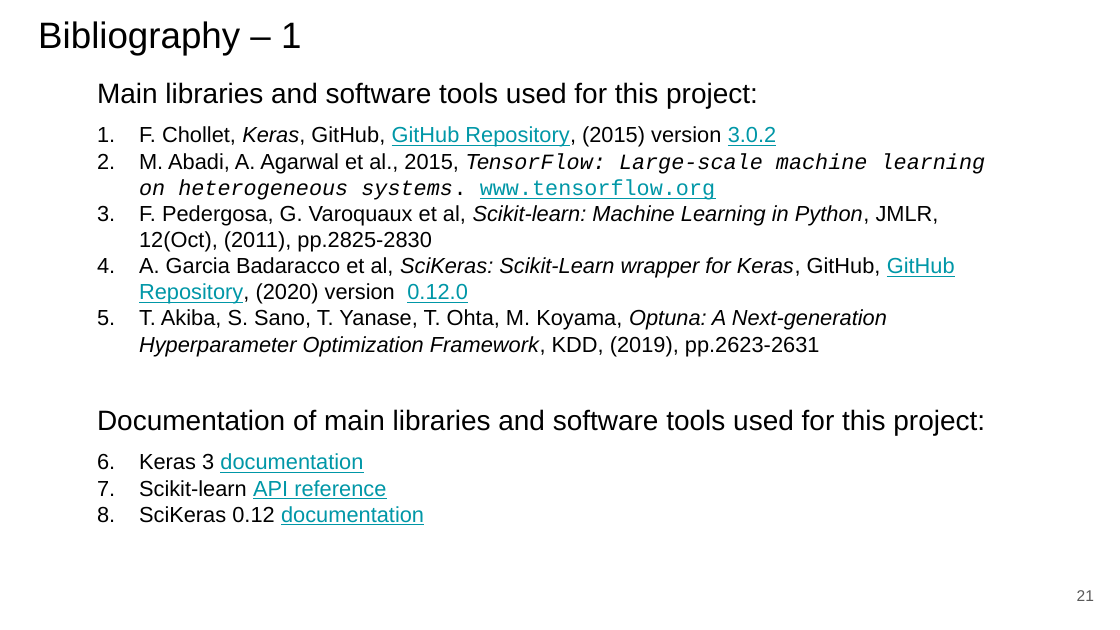
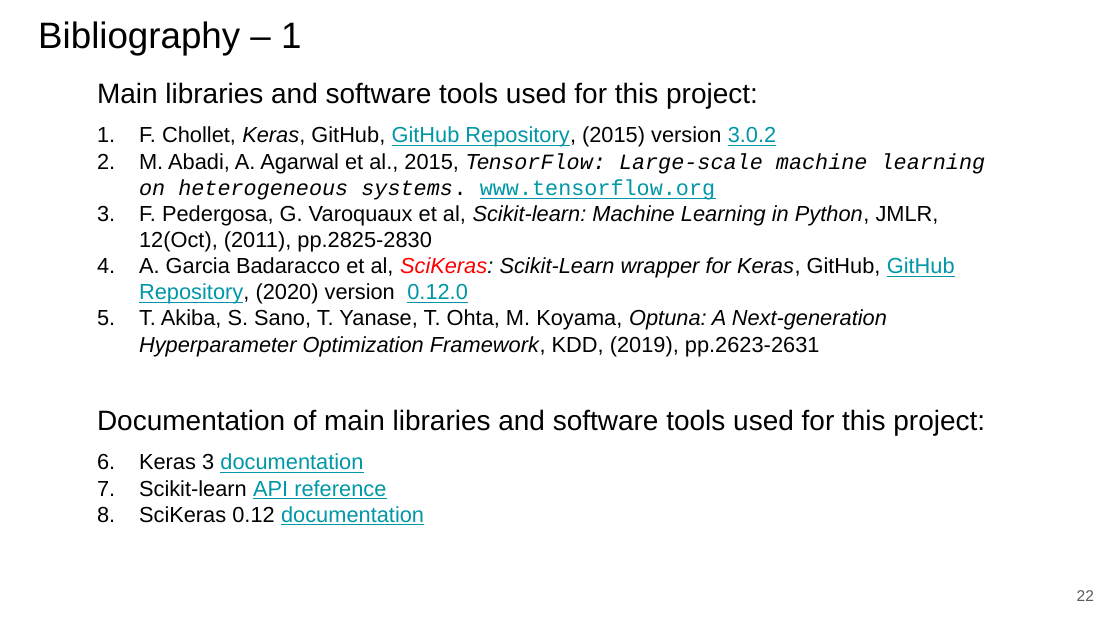
Before and after one commit to paolo-junior-mollica/machine-learning-project, a slide deck: slide 22 of relazione/ML-2023-PRJ-Slides-Demo.pptx (slide 21 before the commit). Drawn at 1120x630 pixels with LibreOffice and Linux fonts; fonts in the diff are those of the drawing. Boxes give left, top, right and bottom in pixels: in the first picture for what was removed or moved away, otherwise in the second. Text is boxed around its words. In the diff, an @@ line names an element or a change of style, - is before the commit and + after.

```diff
--- a/relazione/ML-2023-PRJ-Slides-Demo.pptx
+++ b/relazione/ML-2023-PRJ-Slides-Demo.pptx
@@ text at (x1=139, y1=257, x2=955, y2=304): text colour #000000 to #FF0000 in "SciKeras:" @@
@@ page number at (x1=1077, y1=590, x2=1094, y2=601): text changed @@
-21
+22
```
Also in this commit, not shown: 6 other slides changed, 2 slides added.
